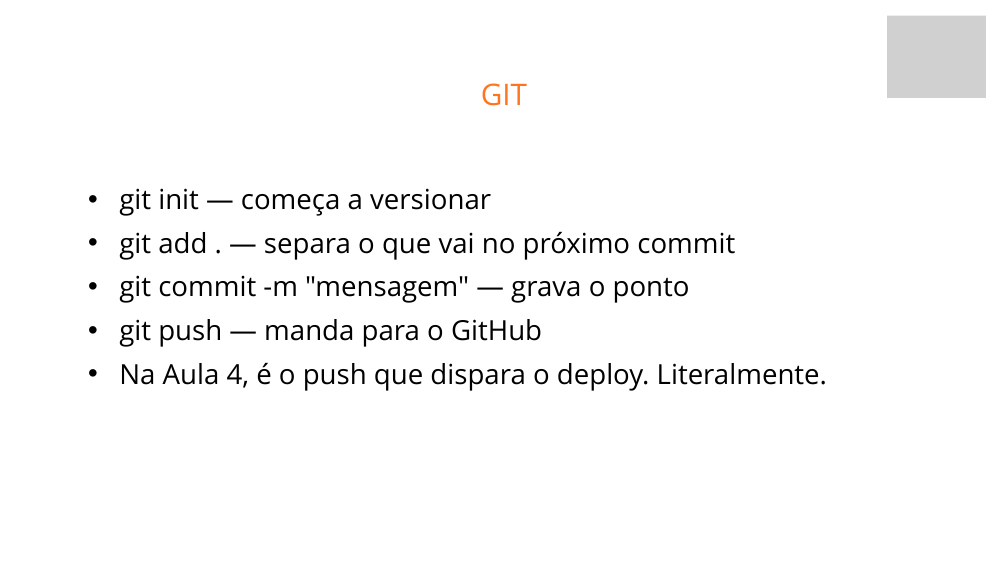
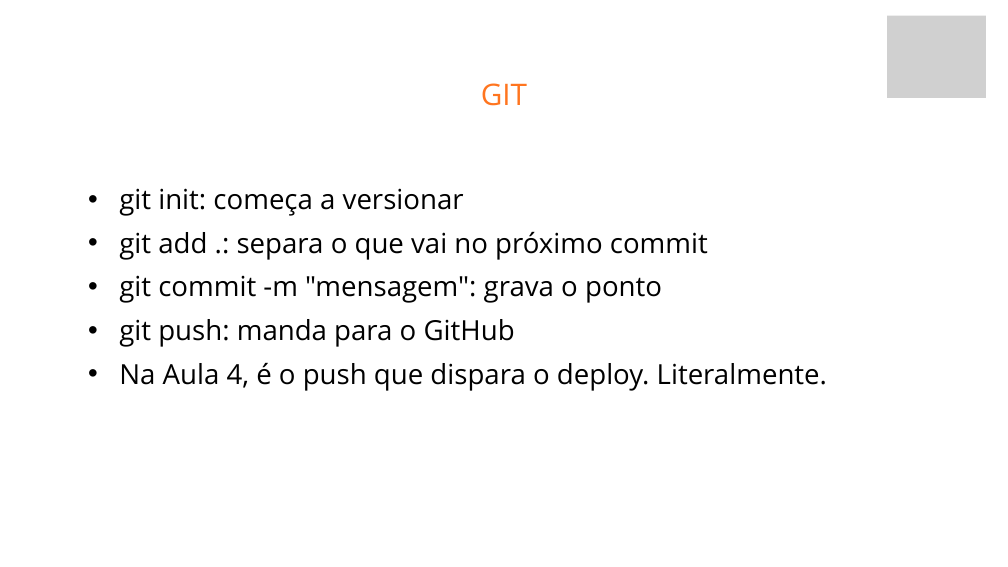
Before and after one commit to fabriciosiqueira08/capacitacao-gabarito, a slide deck: slide 62 of slides/build/aula-01-fundamentos-de-back-end.pptx. Drawn at 1008x567 pixels with LibreOffice and Linux fonts; fonts in the diff are those of the drawing; grey boxes stand for pictures; background and template pictures are left out. Boxes give left, top, right and bottom in pixels: in the first picture for what was removed or moved away, otherwise in the second. Text is boxed around its words. In the diff, an @@ line names an element or a change of style, - is before the commit and + after.

```diff
--- a/slides/build/aula-01-fundamentos-de-back-end.pptx
+++ b/slides/build/aula-01-fundamentos-de-back-end.pptx
@@ text at box(119, 188, 708, 347): text changed @@
-  • git init — começa a versionar
-  • git add . — separa o que vai no próximo commit
-  • git commit -m "mensagem" — grava o ponto
-  • git push — manda para o GitHub
+  • git init: começa a versionar
+  • git add .: separa o que vai no próximo commit
+  • git commit -m "mensagem": grava o ponto
+  • git push: manda para o GitHub
```
Also in this commit, not shown: 17 other slides changed, 7 other files.
